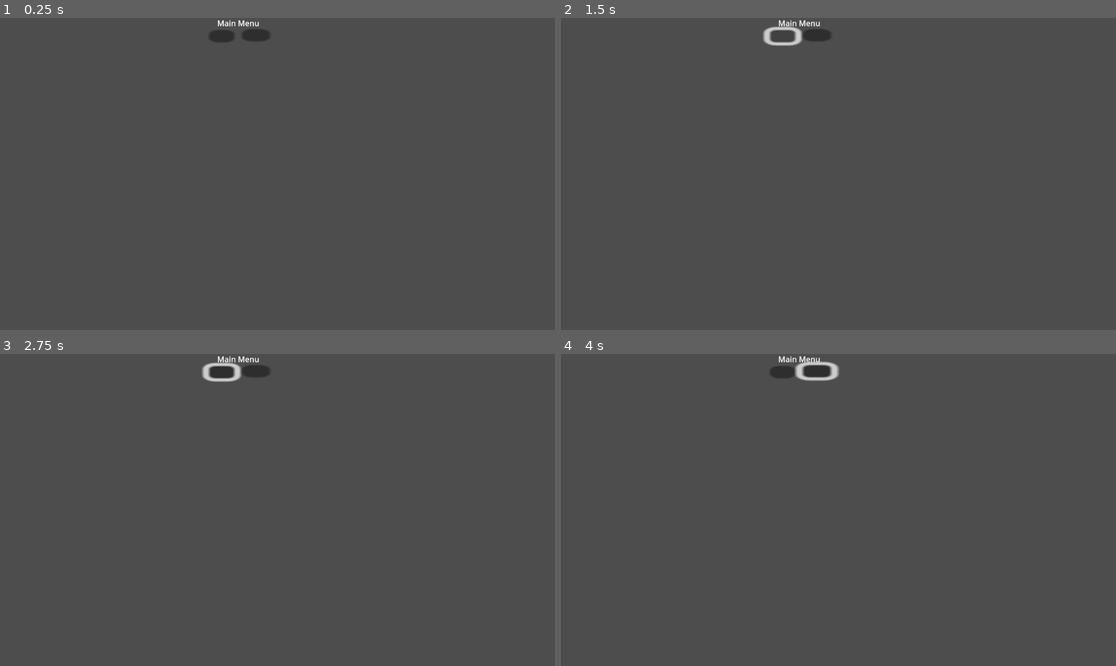
Above: before the commit, frames 1-4 (two rows, left to right).
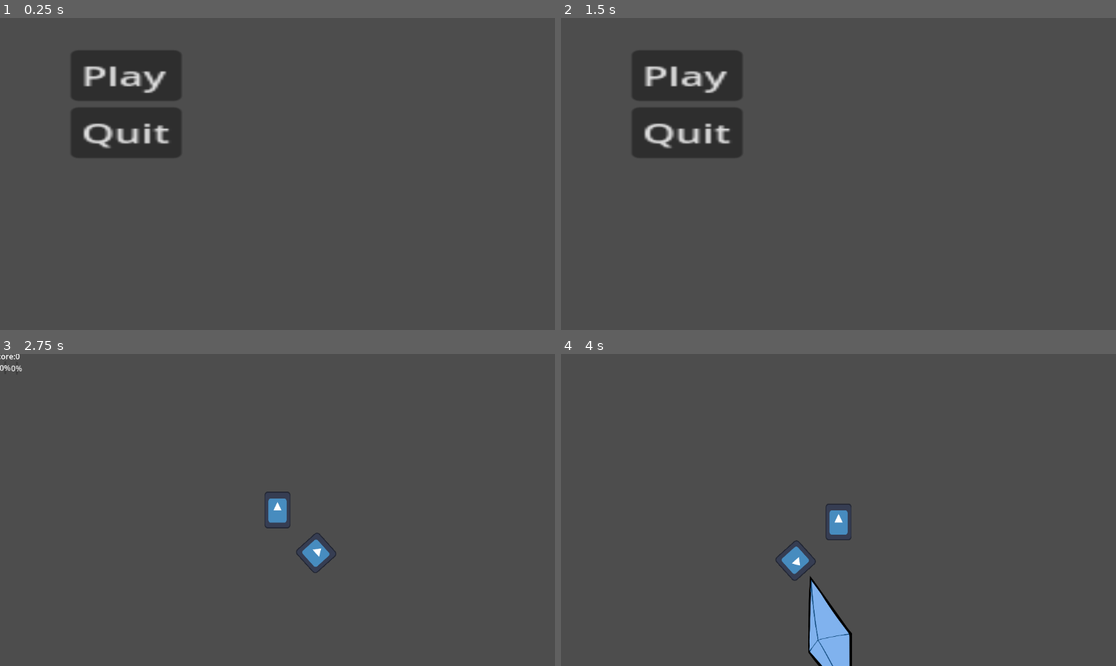
Above: after the commit, the same moments.

Repository: ACristoff/strangecompanion
Game: Godot game, scene res://game/UI/menu_ui.tscn
Same seed, same stepped clock (60 frames per second), same inputs: the game is played once before the commit and once after it. This scene is started directly instead of the project's main scene. The engine's default icon, where the game draws it, is replaced by a stand-in: a white triangle on a blue panel in a dark square.
Inputs (mouse positions are in pixels of both pictures, inside the frame that each line leads up to):
- Up to frame 1 (0.25 s): no input
- Up to frame 2 (1.5 s): click (783, 36) at 0.52 s; click (783, 36) at 1.27 s
- Up to frame 3 (2.75 s): click (127, 410) at 2 s, where only the run after the commit has a clickable "Play"
- Up to frame 4 (4 s): hold Right (ui_right) 2.78-3.53 s; tap 1 (select_1) at 2.85 s; hold Down (ui_down) from 3.53 s (still down); tap 2 (select_2) at 3.6 s

The runs differ from the first frame. In frame 1, 6.1% of the frame differs, in the area x 12-49%, y 0-45%; in frame 2, 6.2%; in frame 3, 1.4%; in frame 4, 2.8%.

Commit message:
some tweaks to menuUI and ui_root

Diff:
--- a/MenuUIScript.gd
+++ b/MenuUIScript.gd
@@ -1 +1,9 @@
 extends Control
+
+func _on_start_pressed() -> void:
+	get_tree().change_scene_to_file("res://game/manager.tscn")
+
+
+
+func _on_quit_pressed() -> void:
+	get_tree().quit()
--- a/game/UI/menu_ui.tscn
+++ b/game/UI/menu_ui.tscn
@@ -9,27 +9,25 @@
 offset_bottom = 40.0
 script = ExtResource("1_podqg")
 
-[node name="TitleLable" type="Label" parent="."]
+[node name="MarginContainer" type="MarginContainer" parent="."]
 layout_mode = 0
-offset_left = 451.0
-offset_top = -1.0
-offset_right = 539.0
-offset_bottom = 22.0
-text = "Main Menu
+offset_left = 147.0
+offset_top = 67.0
+offset_right = 189.0
+offset_bottom = 133.0
+scale = Vector2(5.47046, 3.39193)
+
+[node name="VBoxContainer" type="VBoxContainer" parent="MarginContainer"]
+layout_mode = 2
+
+[node name="Start" type="Button" parent="MarginContainer/VBoxContainer"]
+layout_mode = 2
+text = "Play"
+
+[node name="Quit" type="Button" parent="MarginContainer/VBoxContainer"]
+layout_mode = 2
+text = "Quit
 "
 
-[node name="StartButton" type="Button" parent="TitleLable"]
-layout_mode = 0
-offset_left = -17.0
-offset_top = 26.0
-offset_right = -9.0
-offset_bottom = 34.0
-scale = Vector2(6.5374, 3.20379)
-
-[node name="QuitButton" type="Button" parent="TitleLable"]
-layout_mode = 0
-offset_left = 51.0
-offset_top = 24.0
-offset_right = 59.0
-offset_bottom = 32.0
-scale = Vector2(7.31366, 3.19765)
+[connection signal="pressed" from="MarginContainer/VBoxContainer/Start" to="." method="_on_start_pressed"]
+[connection signal="pressed" from="MarginContainer/VBoxContainer/Quit" to="." method="_on_quit_pressed"]
--- a/game/UI/ui_root.gd
+++ b/game/UI/ui_root.gd
@@ -87,8 +87,7 @@
 		show_fail_menu()
 
 # Add button signal functions
-func _on_StartButton_pressed():
-	start_game()
+
 
 func _on_QuitButton_pressed():
 	quit_game()
--- a/game/UI/ui_root.tscn
+++ b/game/UI/ui_root.tscn
@@ -38,27 +38,6 @@
 offset_right = 28.0
 offset_bottom = 49.0
 
-[node name="MainMenu" type="Panel" parent="."]
-layout_mode = 0
-offset_left = 1.0
-offset_top = -48.0
-offset_right = 41.0
-offset_bottom = -8.0
-
-[node name="StartButton" type="Button" parent="MainMenu"]
-layout_mode = 0
-offset_left = 7.0
-offset_top = 30.0
-offset_right = 15.0
-offset_bottom = 38.0
-
-[node name="Quit" type="Button" parent="MainMenu"]
-layout_mode = 0
-offset_left = 22.0
-offset_top = 30.0
-offset_right = 30.0
-offset_bottom = 38.0
-
 [node name="FailStateMenu" type="Panel" parent="."]
 layout_mode = 0
 offset_left = 63.0
